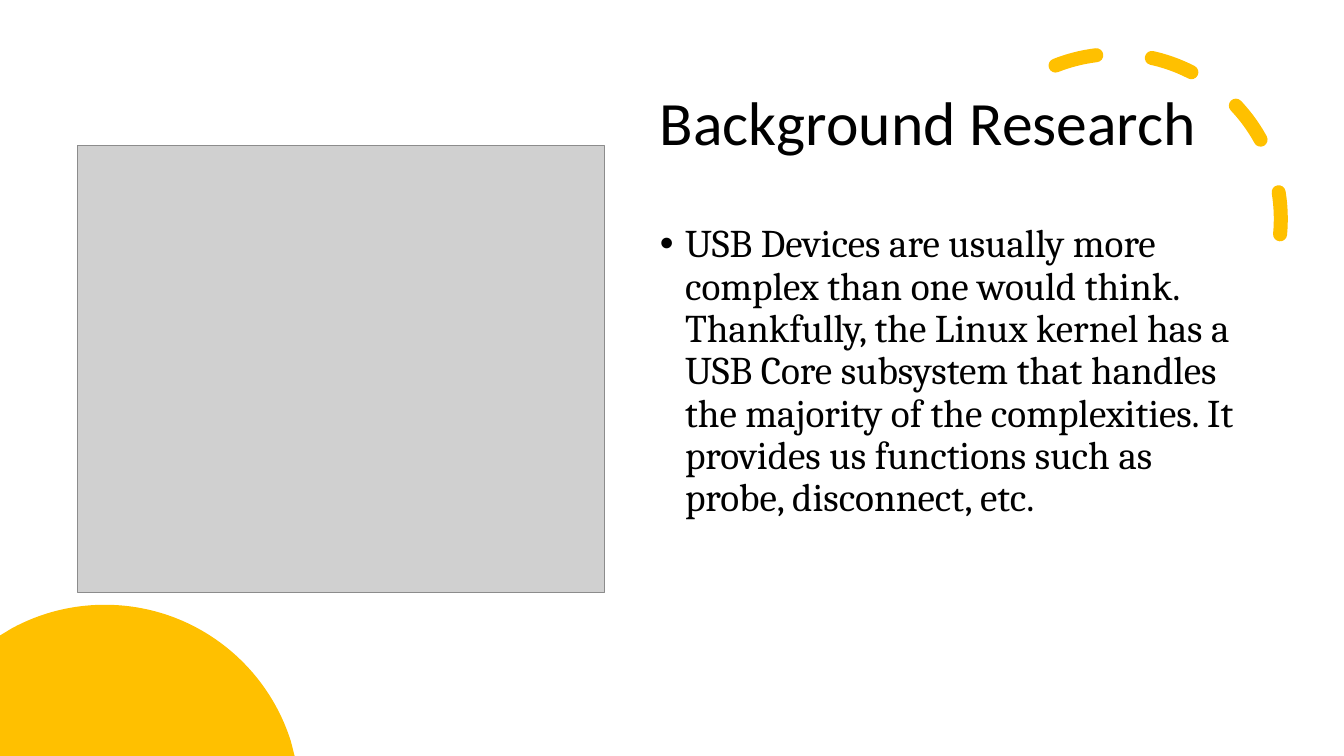
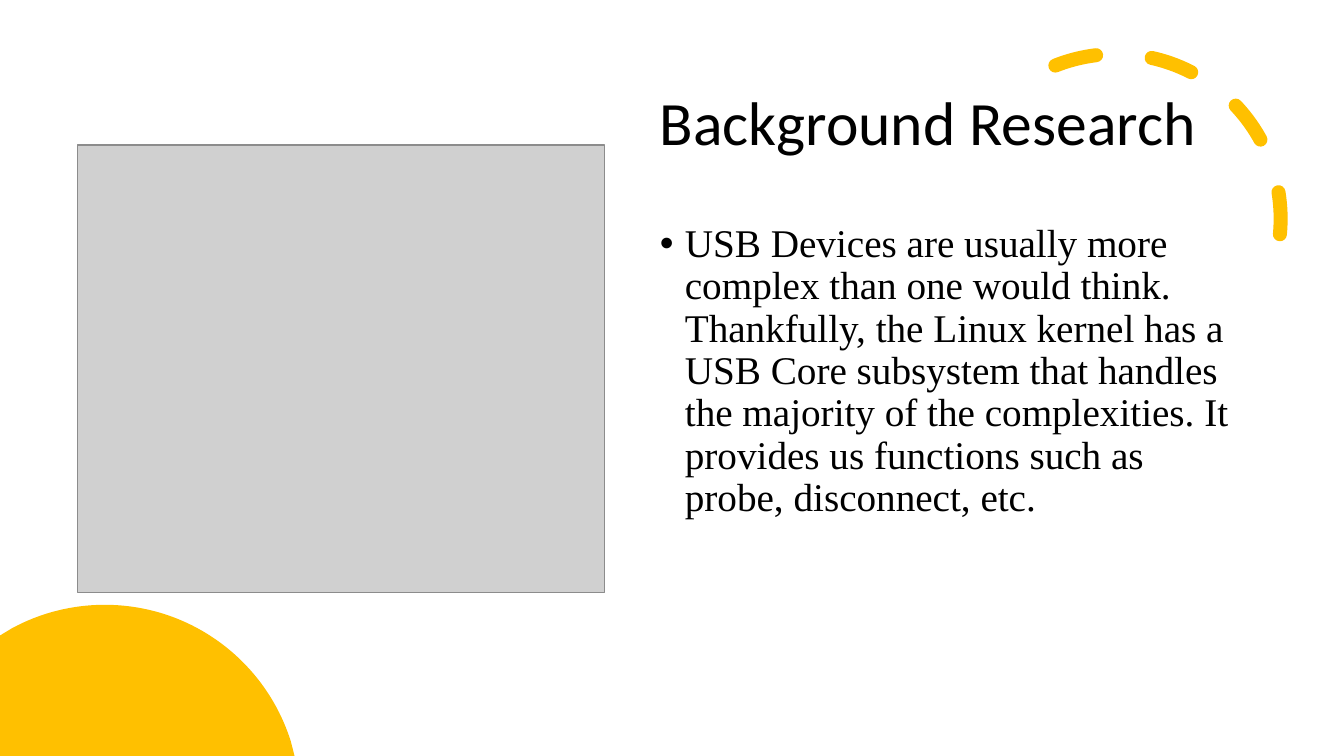
Before and after one commit to hasancpp/CS350-Operating-Systems-Project, a slide deck: slide 2 of progress_report.pptx. Drawn at 1344x756 pixels with LibreOffice and Linux fonts; fonts in the diff are those of the drawing; grey boxes stand for pictures. Boxes give left, top, right and bottom in pixels: in the first picture for what was removed or moved away, otherwise in the second. Text is boxed around its words. In the diff, an @@ line names an element or a change of style, - is before the commit and + after.

```diff
--- a/progress_report.pptx
+++ b/progress_report.pptx
@@ arc (boxed as its full ellipse) at [899,2,1334,437]: outline #FFC000 10 pt dashed to #FFC000 10.01 pt dashed @@
@@ text "USB Devices are usually more ..." at [685,229,1228,519]: font Cambria to Times New Roman @@
```
Also in this commit, not shown: 13 other slides changed, 2 slides added, 17 other files.
